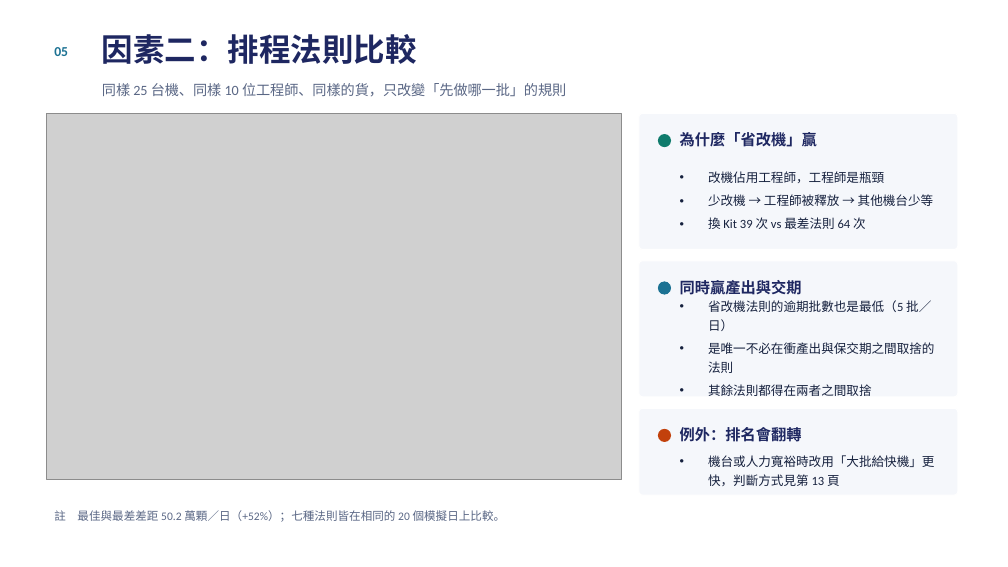
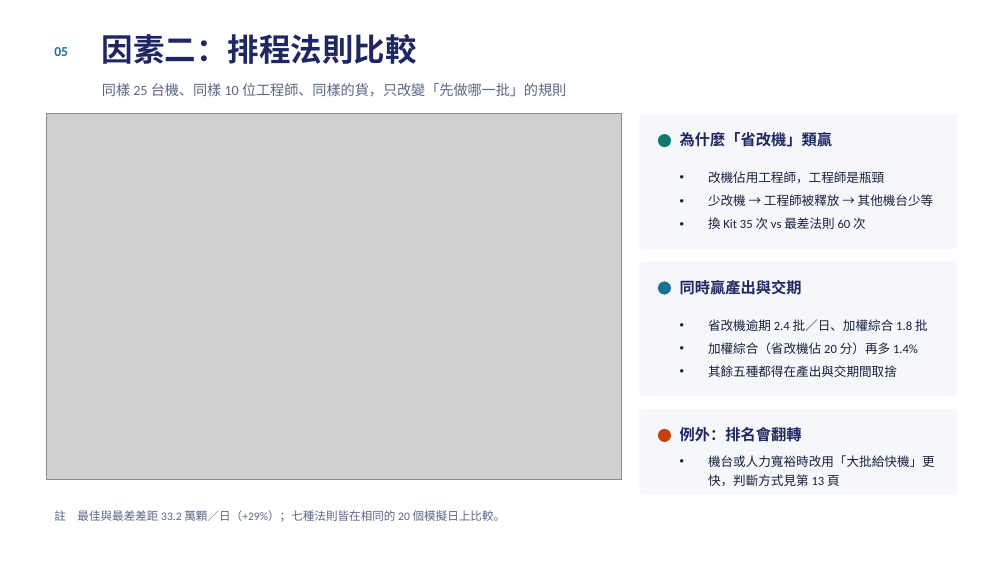
Before and after one commit to cnshow2025/my-factory, a slide deck: slide 6 of docs/測試排程分析報告.pptx. Drawn at 1008x567 pixels with LibreOffice and Linux fonts; fonts in the diff are those of the drawing; grey boxes stand for pictures. Boxes give left, top, right and bottom in pixels: in the first picture for what was removed or moved away, otherwise in the second. Text is boxed around its words. In the diff, an @@ line names an element or a change of style, - is before the commit and + after.

```diff
--- a/docs/測試排程分析報告.pptx
+++ b/docs/測試排程分析報告.pptx
@@ text at (680, 132, 832, 147): text changed @@
-為什麼「省改機」贏
+為什麼「省改機」類贏
@@ text at (708, 217, 866, 229): text changed @@
-• 換 Kit 39 次 vs 最差法則 64 次
+• 換 Kit 35 次 vs 最差法則 60 次
@@ text at (708, 319, 928, 377): text changed @@
-• 省改機法則的逾期批數也是最低（5 批／日）
-• 是唯一不必在衝產出與保交期之間取捨的法則
-• 其餘法則都得在兩者之間取捨
+• 省改機逾期 2.4 批／日、加權綜合 1.8 批
+• 加權綜合（省改機佔 20 分）再多 1.4%
+• 其餘五種都得在產出與交期間取捨
@@ text at (54, 510, 506, 522): text changed @@
-註 最佳與最差差距 50.2 萬顆／日（+52%）；七種法則皆在相同的 20 個模擬日上比較。
+註 最佳與最差差距 33.2 萬顆／日（+29%）；七種法則皆在相同的 20 個模擬日上比較。
```
Also in this commit, not shown: 10 other slides changed, 15 other files.
